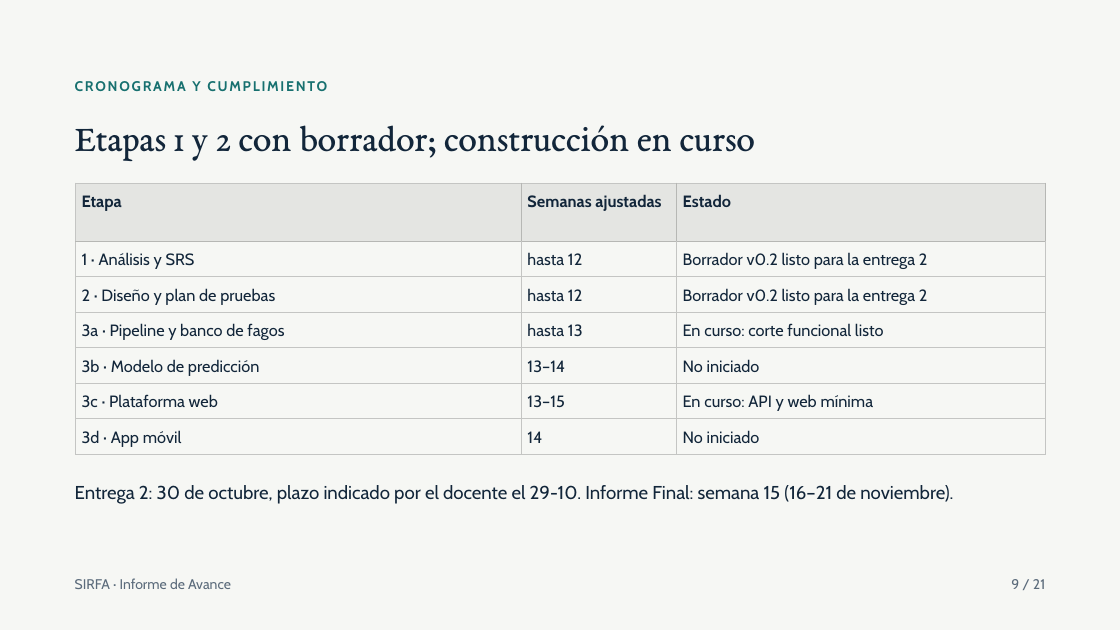
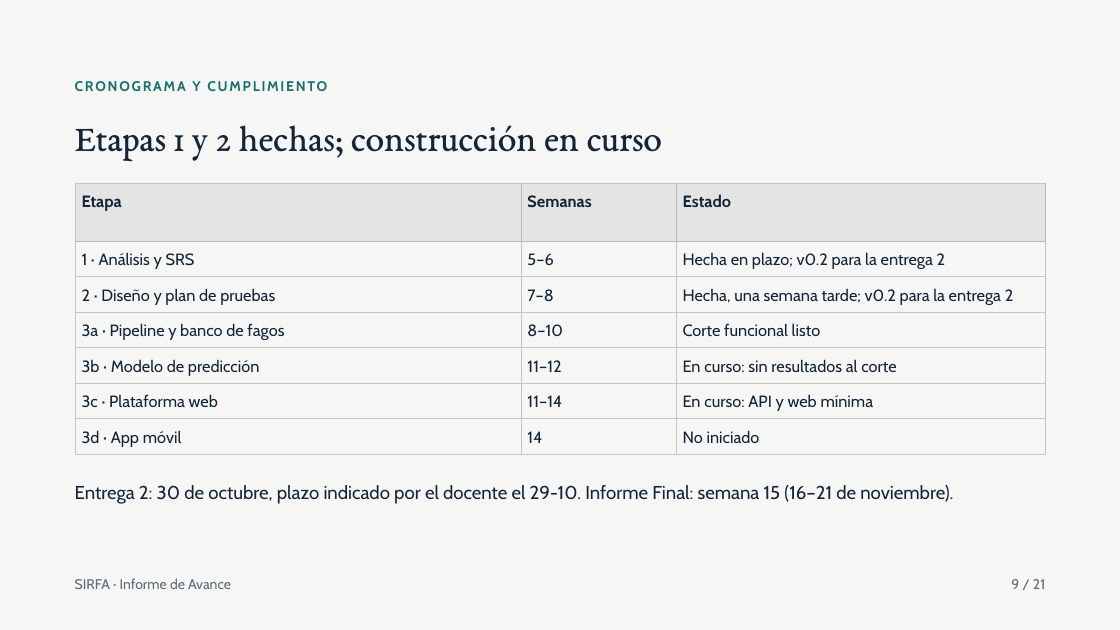
Before and after one commit to johao21/Capstone, a slide deck: slide 9 of Fase 2/Presentacion_SIRFA_Fase2.pptx. Drawn at 1120x630 pixels with LibreOffice and Linux fonts; fonts in the diff are those of the drawing. Boxes give left, top, right and bottom in pixels: in the first picture for what was removed or moved away, otherwise in the second. Text is boxed around its words. In the diff, an @@ line names an element or a change of style, - is before the commit and + after.

Commit message:
Fase 2: documentos finales y carpetas de evidencias del proyecto
Informe Final definitivo, SRS v0.3 y Documento de Diseno v0.3, Manual tecnico v1.0 y Plan de Pruebas v1.0 en Evidencias Proyecto, con las evidencias de sistema de la base de datos. Reemplaza el borrador del Informe Final y las versiones 0.2.

```diff
--- a/Fase 2/Presentacion_SIRFA_Fase2.pptx
+++ b/Fase 2/Presentacion_SIRFA_Fase2.pptx
@@ title at (75,125,662,160): text changed @@
-Etapas 1 y 2 con borrador; construcción en curso
+Etapas 1 y 2 hechas; construcción en curso
@@ table at (76,183,1046,455) @@
-row 1, column 2: Semanas ajustadas
+row 1, column 2: Semanas
-row 2, column 2: hasta 12
+row 2, column 2: 5–6
-row 2, column 3: Borrador v0.2 listo para la entrega 2
+row 2, column 3: Hecha en plazo; v0.2 para la entrega 2
-row 3, column 2: hasta 12
+row 3, column 2: 7–8
-row 3, column 3: Borrador v0.2 listo para la entrega 2
+row 3, column 3: Hecha, una semana tarde; v0.2 para la entrega 2
-row 4, column 2: hasta 13
+row 4, column 2: 8–10
-row 4, column 3: En curso: corte funcional listo
+row 4, column 3: Corte funcional listo
-row 5, column 2: 13–14
+row 5, column 2: 11–12
-row 5, column 3: No iniciado
+row 5, column 3: En curso: sin resultados al corte
-row 6, column 2: 13–15
+row 6, column 2: 11–14
```
Also in this commit, not shown: 1 other slide changed, 15 other files.
